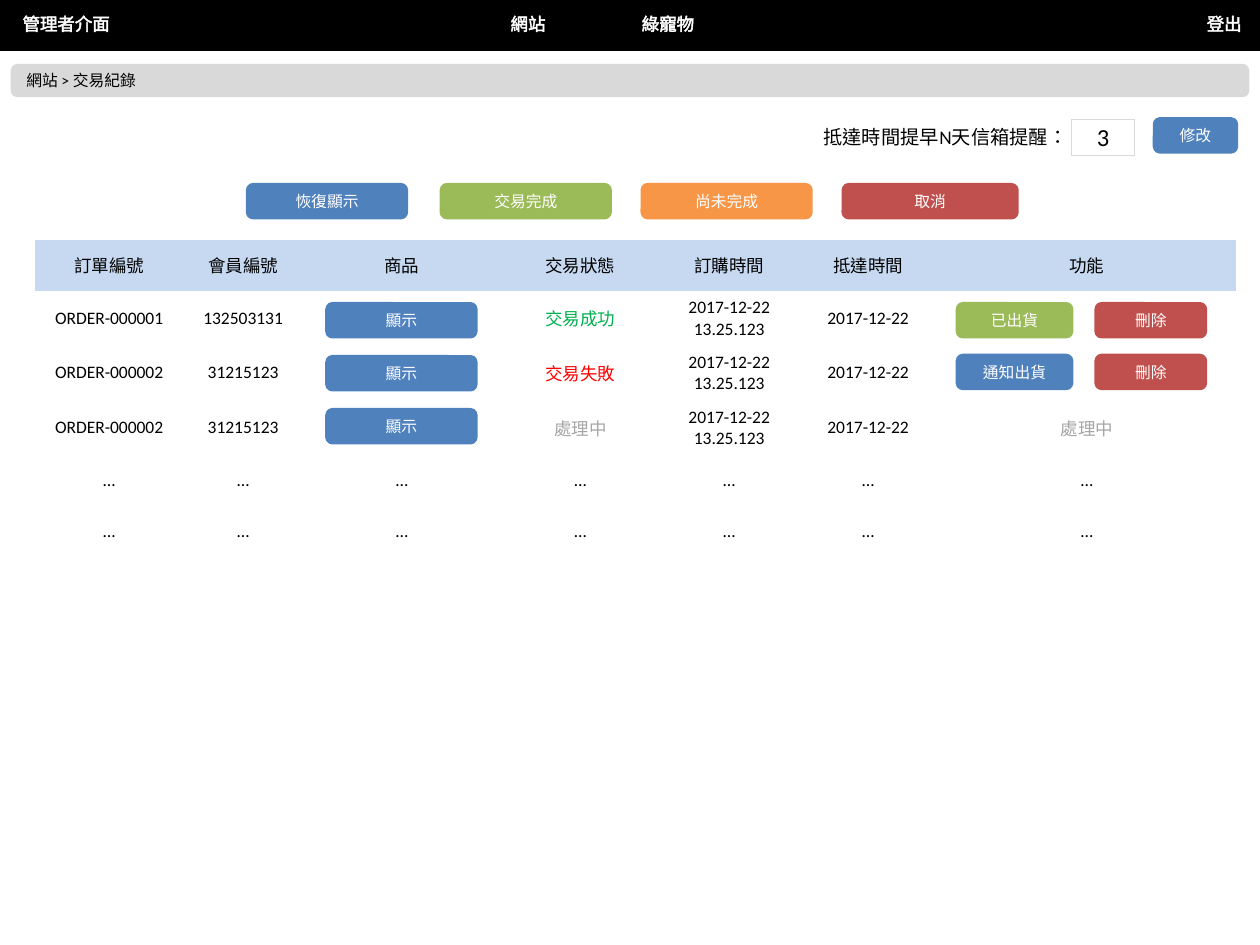
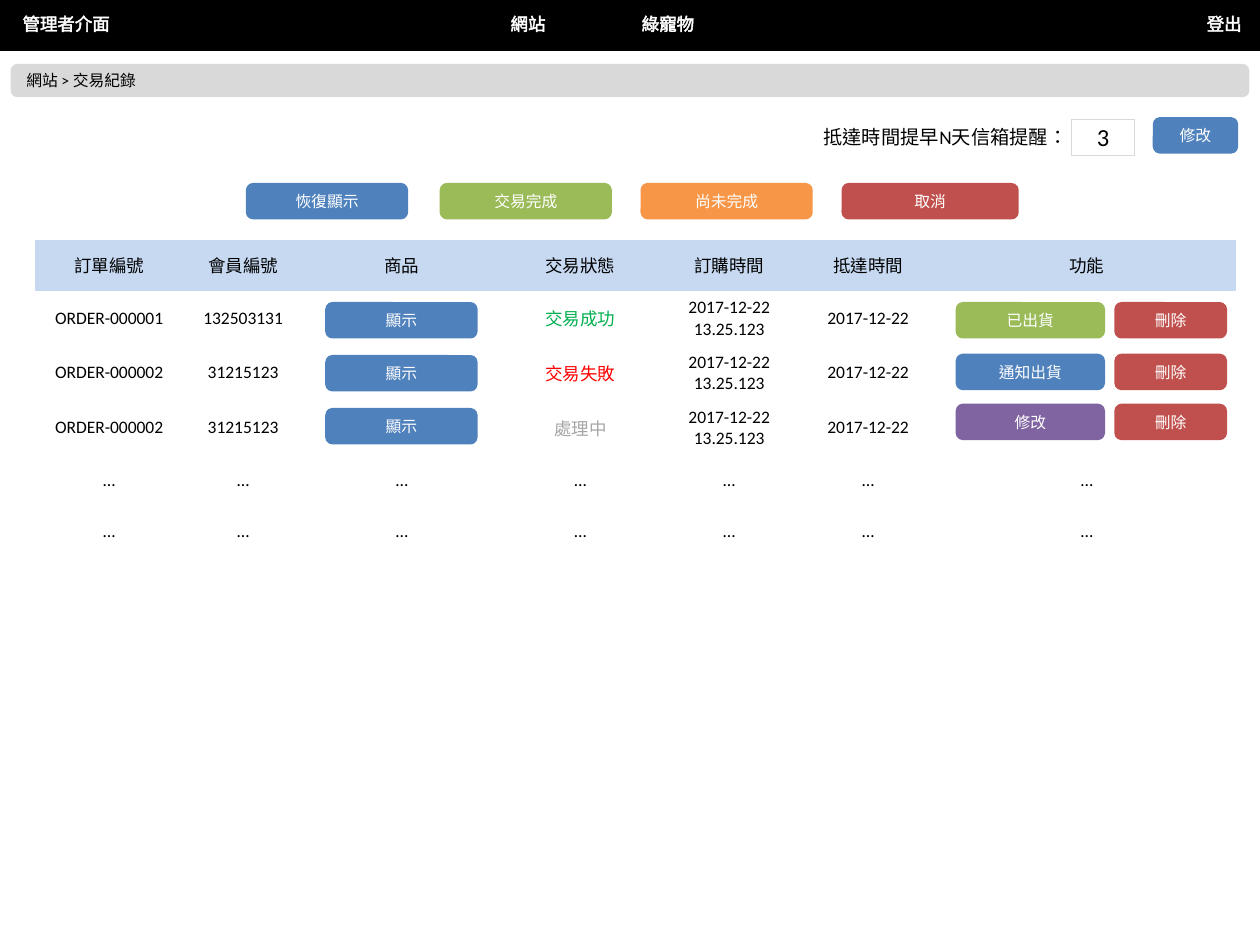
Before and after one commit to nexstar/XMind, a slide deck: slide 2 of 最終後台版型.pptx. Drawn at 1260x945 pixels with LibreOffice and Linux fonts; fonts in the diff are those of the drawing. Boxes give left, top, right and bottom in pixels: in the first picture for what was removed or moved away, otherwise in the second. Text is boxed around its words. In the diff, an @@ line names an element or a change of style, - is before the commit and + after.

Commit message:
修改數據中心與交易紀錄修改

```diff
--- a/最終後台版型.pptx
+++ b/最終後台版型.pptx
@@ table at bbox=[35, 239, 1235, 557] @@
-row 4, column 7: 處理中
+row 4, column 7: 
@@ rounded rectangle "已出貨": place and size @@
-rounded rectangle "已出貨" at bbox=[958, 304, 1072, 336]
+rounded rectangle "已出貨" at bbox=[958, 304, 1104, 336]
@@ rounded rectangle "刪除": place and size @@
-rounded rectangle "刪除" at bbox=[1096, 304, 1206, 336]
+rounded rectangle "刪除" at bbox=[1116, 304, 1226, 336]
@@ rounded rectangle "通知出貨": place and size @@
-rounded rectangle "通知出貨" at bbox=[958, 355, 1072, 388]
+rounded rectangle "通知出貨" at bbox=[958, 355, 1104, 388]
@@ rounded rectangle "刪除": place and size @@
-rounded rectangle "刪除" at bbox=[1096, 355, 1206, 388]
+rounded rectangle "刪除" at bbox=[1116, 355, 1226, 388]
@@ rounded rectangle added at bbox=[958, 406, 1104, 438], fill #8064A2, outline #8064A2 2 pt, 9 pt, text #FFFFFF @@
+修改
@@ rounded rectangle added at bbox=[1116, 406, 1226, 438], fill #C0504D, outline #C0504D 2 pt, 9 pt, text #FFFFFF @@
+刪除
```
Also in this commit, not shown: 2 other slides changed, 3 slides added.
